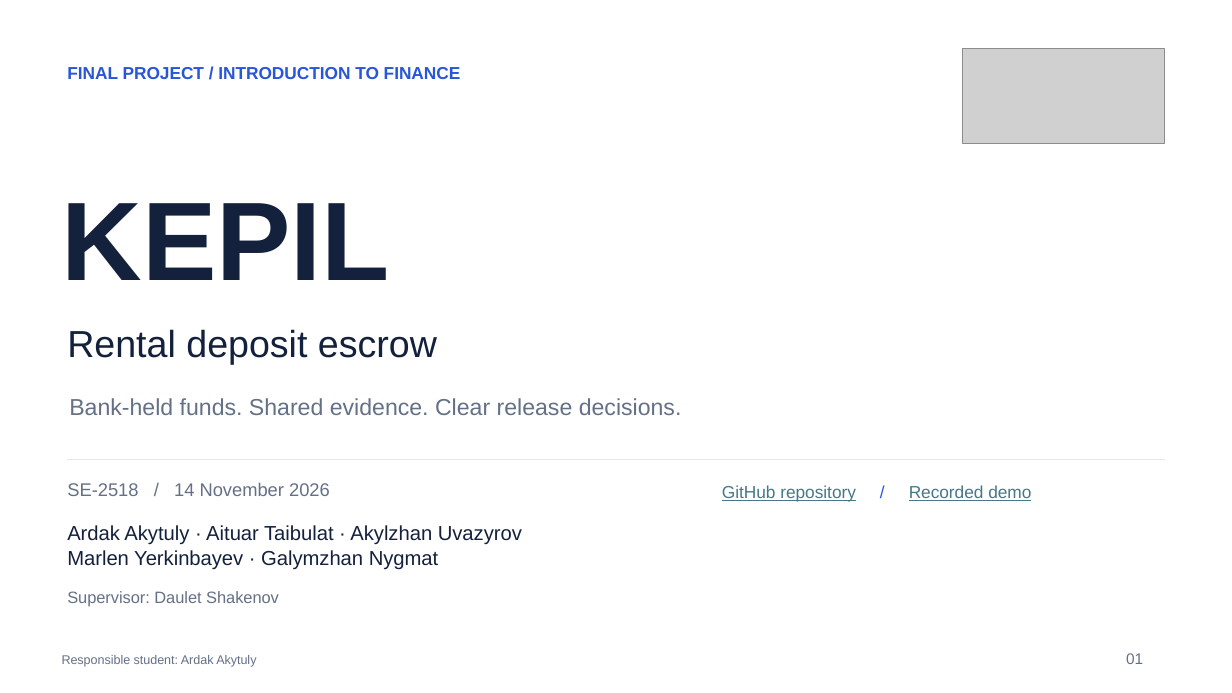
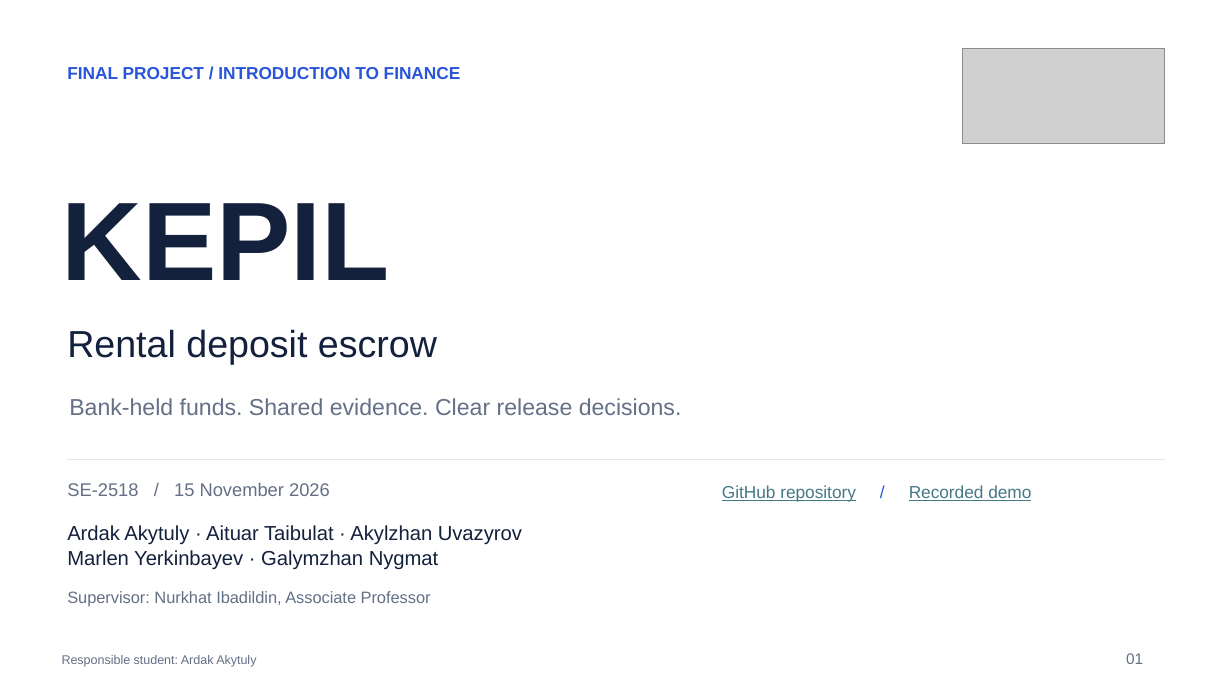
Before and after one commit to Arlan-prog/FinanceFinal, a slide deck: slide 1 of Final_Project_Presentation.pptx. Drawn at 1232x693 pixels with LibreOffice and Linux fonts; fonts in the diff are those of the drawing; grey boxes stand for pictures. Boxes give left, top, right and bottom in pixels: in the first picture for what was removed or moved away, otherwise in the second. Text is boxed around its words. In the diff, an @@ line names an element or a change of style, - is before the commit and + after.

```diff
--- a/Final_Project_Presentation.pptx
+++ b/Final_Project_Presentation.pptx
@@ text at bbox=[67, 482, 330, 496]: text changed @@
-SE-2518 / 14 November 2026
+SE-2518 / 15 November 2026
@@ text at bbox=[67, 591, 431, 607]: text changed @@
-Supervisor: Daulet Shakenov
+Supervisor: Nurkhat Ibadildin, Associate Professor
```
Also in this commit, not shown: 8 other slides changed, 7 slides added, 4 slides removed, 17 other files.
